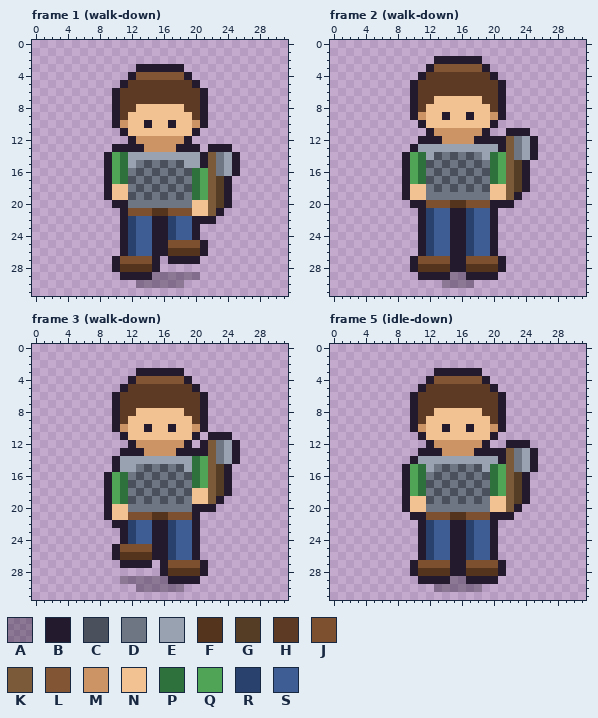
One commit to this pixel-art file: assets/aseprite/actor_hero_axe_mail.aseprite. The picture above was drawn from the file before the commit.
32x32 pixels, 52 frames. Shown: frame 1 (walk-down), frame 2 (walk-down), frame 3 (walk-down), frame 5 (idle-down). The commit also changed other frames, which this record leaves out.
Visible layers, top first: "actor", "shadow".
Palette (. is transparent): A #241a2e5a  B #241a2e  C #4a515c  D #6e7684  E #99a2b0  F #55341d  G #553d25  H #5c3a24  J #7d512f  K #7a5a38  L #825535  M #cc9464  N #f2c292  P #2f713c  Q #4fa555  R #28416d  S #3d5d94
Pixels before, frame 1 (walk-down), first column x 9:
 3 ....BBBBBB.......
 4 ...BLLLLLLB......
 5 ..BHHHHHHHHB.....
 6 .BHHHHHHHHHHB....
 7 .BHHHHHHHHHHB....
 8 .BHHNNNNNNHHB....
 9 .BHNNNNNNNNHB....
10 .BMNNBNNBNNMB....
11 ..BNNNNNNNNB.....
12 ...BMMMMMMB......
13 .BBBBMMMMBBB.BBB.
14 BQPEEEEEEEEEBKDEB
15 BQPEDCDCDCEEBKDEB
16 BQPDCDCDCDCPQKDEB
17 BQPCDCDCDCDPQKGB.
18 BNNDCDCDCDCPQKGB.
19 BNNCDCDCDCDPQKGB.
20 .BBDDDDDDDDNNKGB.
21 ..BJJJFFJJJNNKB..
22 ..BRSSBBRSSBBB...
23 ..BRSSBBRSSB.....
24 ..BRSSBBRSSB.....
25 ..BRSSBBJJJJB....
26 ..BRSSBBFFFFB....
27 .BJJJJB.BBBB.....
28 .BFFFFB..........
29 ..BBBBAAAAAA.....
30 ....AAAAAA.......
Pixels before, frame 2 (walk-down), first column x 9:
 2 ....BBBBBB.......
 3 ...BLLLLLLB......
 4 ..BHHHHHHHHB.....
 5 .BHHHHHHHHHHB....
 6 .BHHHHHHHHHHB....
 7 .BHHNNNNNNHHB....
 8 .BHNNNNNNNNHB....
 9 .BMNNBNNBNNMB....
10 ..BNNNNNNNNB.....
11 ...BMMMMMMB..BBB.
12 ..BBBMMMMBBBBKDEB
13 .BEEEEEEEEEEBKDEB
14 BQPECDCDCDEPQKDEB
15 BQPCDCDCDCDPQKGB.
16 BQPDCDCDCDCPQKGB.
17 BQPCDCDCDCDPQKGB.
18 BNNDCDCDCDCNNKGB.
19 BNNDDDDDDDDNNKB..
20 .BBJJJFFJJJBBB...
21 ..BRSSBBRSSB.....
22 ..BRSSBBRSSB.....
23 ..BRSSBBRSSB.....
24 ..BRSSBBRSSB.....
25 ..BRSSBBRSSB.....
26 ..BRSSBBRSSB.....
27 .BJJJJBBJJJJB....
28 .BFFFFBBFFFFB....
29 ..BBBBAABBBB.....
30 .....AAAA........
Pixels before, frame 3 (walk-down), first column x 9:
 3 ....BBBBBB.......
 4 ...BLLLLLLB......
 5 ..BHHHHHHHHB.....
 6 .BHHHHHHHHHHB....
 7 .BHHHHHHHHHHB....
 8 .BHHNNNNNNHHB....
 9 .BHNNNNNNNNHB....
10 .BMNNBNNBNNMB....
11 ..BNNNNNNNNB.BBB.
12 ...BMMMMMMB.BKDEB
13 ..BBBMMMMBBBBKDEB
14 .BEEEEEEEEEPQKDEB
15 .BEEDCDCDCEPQKGB.
16 BQPDCDCDCDCPQKGB.
17 BQPCDCDCDCDPQKGB.
18 BQPDCDCDCDCNNKGB.
19 BQPCDCDCDCDNNKB..
20 BNNDDDDDDDDBBB...
21 BNNJJJFFJJJB.....
22 .BBRSSBBRSSB.....
23 ..BRSSBBRSSB.....
24 ..BRSSBBRSSB.....
25 .BJJJJBBRSSB.....
26 .BFFFFBBRSSB.....
27 ..BBBB.BJJJJB....
28 .......BFFFFB....
29 ..AAAAAABBBB.....
30 ....AAAAAA.......
Pixels before, frame 5 (idle-down), first column x 9:
 3 ....BBBBBB.......
 4 ...BLLLLLLB......
 5 ..BHHHHHHHHB.....
 6 .BHHHHHHHHHHB....
 7 .BHHHHHHHHHHB....
 8 .BHHNNNNNNHHB....
 9 .BHNNNNNNNNHB....
10 .BMNNBNNBNNMB....
11 ..BNNNNNNNNB.....
12 ...BMMMMMMB..BBB.
13 ..BBBMMMMBBBBKDEB
14 .BEEEEEEEEEEBKDEB
15 BQPEDCDCDCEPQKDEB
16 BQPDCDCDCDCPQKGB.
17 BQPCDCDCDCDPQKGB.
18 BQPDCDCDCDCPQKGB.
19 BNNCDCDCDCDNNKGB.
20 BNNDDDDDDDDNNKB..
21 .BBJJJFFJJJBBB...
22 ..BRSSBBRSSB.....
23 ..BRSSBBRSSB.....
24 ..BRSSBBRSSB.....
25 ..BRSSBBRSSB.....
26 ..BRSSBBRSSB.....
27 .BJJJJBBJJJJB....
28 .BFFFFBBFFFFB....
29 ..BBBBAABBBB.....
30 ....AAAAAA.......
After the commit:
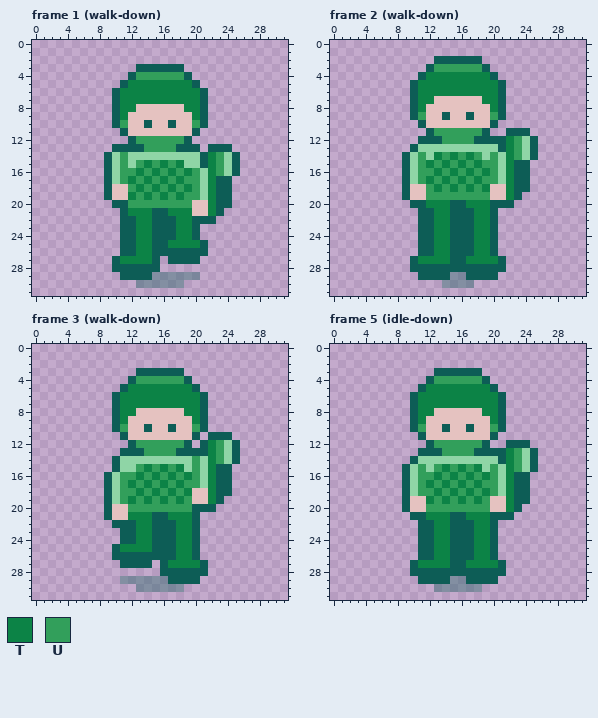
Colours new in this view: T #0c8346  U #329f5b
Changes in this commit:
colour A: #241a2e5a -> #0d5d565a
colour B: #241a2e -> #0d5d56
colour E: #99a2b0 -> #8fd5a6
colour N: #f2c292 -> #e5c2c0
Frame 1 (walk-down), layer "actor":
y 4: x 13..18 LLLLLL -> UUUUUU
y 5: x 12..19 HHHHHHHH -> TTTTTTTT
y 6..7: x 11..20 HHHHHHHHHH -> TTTTTTTTTT
y 8: x 11..12 HH -> TT; x 19..20 HH -> TT
y 9: x 11 H -> T; x 20 H -> T
y 10: x 11 M -> U; x 20 M -> U
y 12: x 13..18 MMMMMM -> UUUUUU
y 13: x 14..17 MMMM -> UUUU
y 14: x 10..11 QP -> EU; x 22..23 KD -> TU
y 15: x 10..11 QP -> EU; x 13..18 DCDCDC -> UTUTUT; x 22..23 KD -> TU
y 16: x 10..23 QPDCDCDCDCPQKD -> EUUTUTUTUTUETU
y 17: x 10..23 QPCDCDCDCDPQKG -> EUTUTUTUTUUETB
y 18: x 12..23 DCDCDCDCPQKG -> UTUTUTUTUETB
y 19: x 12..23 CDCDCDCDPQKG -> TUTUTUTUUETB
y 20: x 12..19 DDDDDDDD -> UUUUUUUU; x 22..23 KG -> TB
y 21: x 12..19 JJJFFJJJ -> TTTBBTTT; x 22 K -> T
y 22..24: x 12..14 RSS -> BTT; x 17..19 RSS -> BTT
y 25: x 12..14 RSS -> BTT; x 17..20 JJJJ -> TTTT
y 26: x 12..14 RSS -> BTT; x 17..20 FFFF -> BBBB
y 27: x 11..14 JJJJ -> TTTT
y 28: x 11..14 FFFF -> BBBB
Frame 2 (walk-down), layer "actor":
y 3: x 13..18 LLLLLL -> UUUUUU
y 4: x 12..19 HHHHHHHH -> TTTTTTTT
y 5..6: x 11..20 HHHHHHHHHH -> TTTTTTTTTT
y 7: x 11..12 HH -> TT; x 19..20 HH -> TT
y 8: x 11 H -> T; x 20 H -> T
y 9: x 11 M -> U; x 20 M -> U
y 11: x 13..18 MMMMMM -> UUUUUU
y 12: x 14..17 MMMM -> UUUU; x 22..23 KD -> TU
y 13: x 22..23 KD -> TU
y 14: x 10..11 QP -> EU; x 13..18 CDCDCD -> TUTUTU; x 20..23 PQKD -> UETU
y 15: x 10..23 QPCDCDCDCDPQKG -> EUTUTUTUTUUETB
y 16: x 10..23 QPDCDCDCDCPQKG -> EUUTUTUTUTUETB
y 17: x 10..23 QPCDCDCDCDPQKG -> EUTUTUTUTUUETB
y 18: x 12..19 DCDCDCDC -> UTUTUTUT; x 22..23 KG -> TB
y 19: x 12..19 DDDDDDDD -> UUUUUUUU; x 22 K -> T
y 20: x 12..19 JJJFFJJJ -> TTTBBTTT
y 21..26: x 12..14 RSS -> BTT; x 17..19 RSS -> BTT
y 27: x 11..14 JJJJ -> TTTT; x 17..20 JJJJ -> TTTT
y 28: x 11..14 FFFF -> BBBB; x 17..20 FFFF -> BBBB
Frame 3 (walk-down), layer "actor":
y 4: x 13..18 LLLLLL -> UUUUUU
y 5: x 12..19 HHHHHHHH -> TTTTTTTT
y 6..7: x 11..20 HHHHHHHHHH -> TTTTTTTTTT
y 8: x 11..12 HH -> TT; x 19..20 HH -> TT
y 9: x 11 H -> T; x 20 H -> T
y 10: x 11 M -> U; x 20 M -> U
y 12: x 13..18 MMMMMM -> UUUUUU; x 22..23 KD -> TU
y 13: x 14..17 MMMM -> UUUU; x 22..23 KD -> TU
y 14: x 20..23 PQKD -> UETU
y 15: x 13..18 DCDCDC -> UTUTUT; x 20..23 PQKG -> UETB
y 16: x 10..23 QPDCDCDCDCPQKG -> EUUTUTUTUTUETB
y 17: x 10..23 QPCDCDCDCDPQKG -> EUTUTUTUTUUETB
y 18: x 10..19 QPDCDCDCDC -> EUUTUTUTUT; x 22..23 KG -> TB
y 19: x 10..19 QPCDCDCDCD -> EUTUTUTUTU; x 22 K -> T
y 20: x 12..19 DDDDDDDD -> UUUUUUUU
y 21: x 12..19 JJJFFJJJ -> TTTBBTTT
y 22..24: x 12..14 RSS -> BTT; x 17..19 RSS -> BTT
y 25: x 11..14 JJJJ -> TTTT; x 17..19 RSS -> BTT
y 26: x 11..14 FFFF -> BBBB; x 17..19 RSS -> BTT
y 27: x 17..20 JJJJ -> TTTT
y 28: x 17..20 FFFF -> BBBB
Frame 5 (idle-down), layer "actor":
y 4: x 13..18 LLLLLL -> UUUUUU
y 5: x 12..19 HHHHHHHH -> TTTTTTTT
y 6..7: x 11..20 HHHHHHHHHH -> TTTTTTTTTT
y 8: x 11..12 HH -> TT; x 19..20 HH -> TT
y 9: x 11 H -> T; x 20 H -> T
y 10: x 11 M -> U; x 20 M -> U
y 12: x 13..18 MMMMMM -> UUUUUU
y 13: x 14..17 MMMM -> UUUU; x 22..23 KD -> TU
y 14: x 22..23 KD -> TU
y 15: x 10..11 QP -> EU; x 13..18 DCDCDC -> UTUTUT; x 20..23 PQKD -> UETU
y 16: x 10..23 QPDCDCDCDCPQKG -> EUUTUTUTUTUETB
y 17: x 10..23 QPCDCDCDCDPQKG -> EUTUTUTUTUUETB
y 18: x 10..23 QPDCDCDCDCPQKG -> EUUTUTUTUTUETB
y 19: x 12..19 CDCDCDCD -> TUTUTUTU; x 22..23 KG -> TB
y 20: x 12..19 DDDDDDDD -> UUUUUUUU; x 22 K -> T
y 21: x 12..19 JJJFFJJJ -> TTTBBTTT
y 22..26: x 12..14 RSS -> BTT; x 17..19 RSS -> BTT
y 27: x 11..14 JJJJ -> TTTT; x 17..20 JJJJ -> TTTT
y 28: x 11..14 FFFF -> BBBB; x 17..20 FFFF -> BBBB
Pixel boxes of the changes (left, top, right, bottom) in both pictures:
changed: (104, 64, 240, 288)
changed: (402, 56, 538, 288)
changed: (104, 368, 240, 592)
changed: (402, 368, 538, 592)
